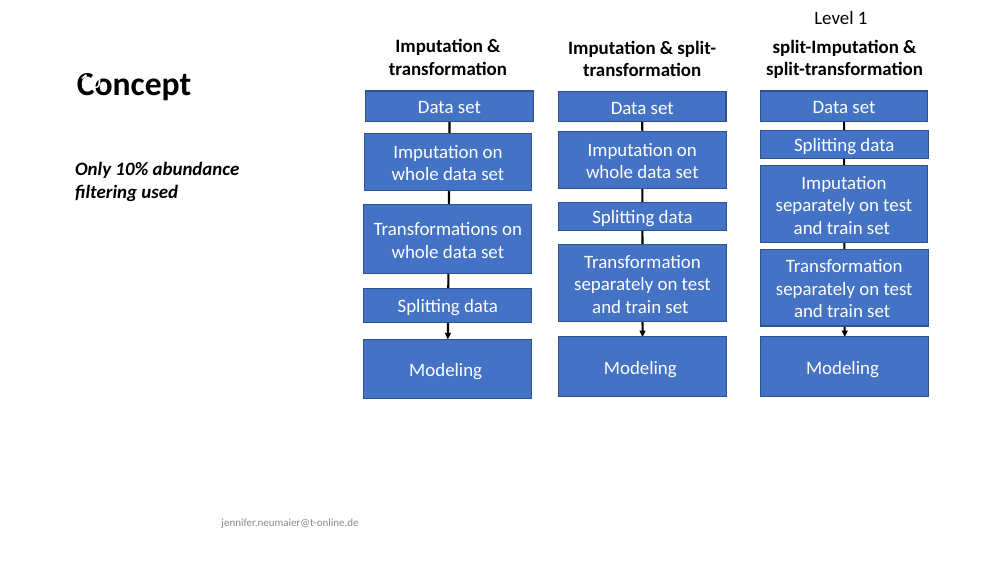
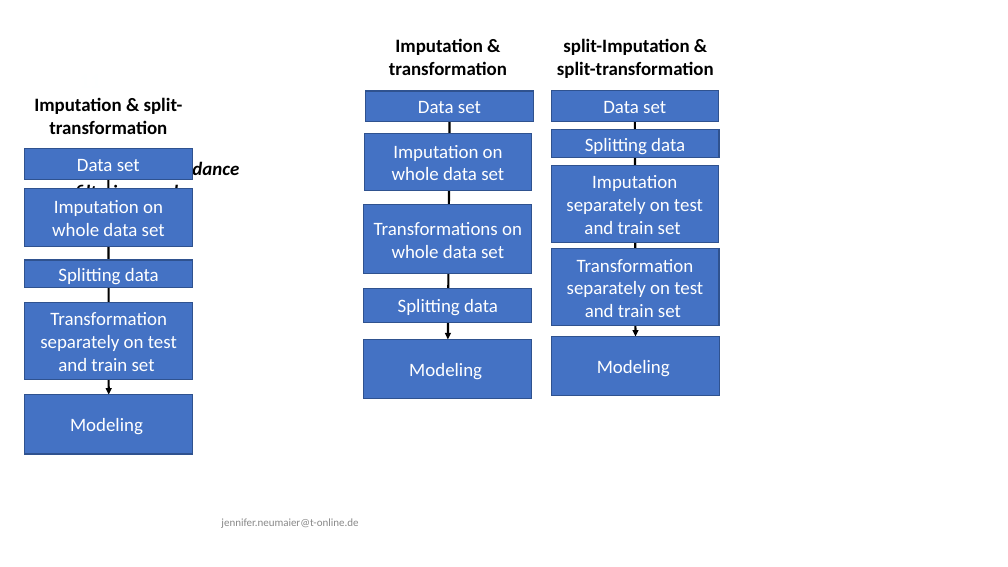
Before and after one commit to JenniferNeumaier/ml_coda, a slide deck: slide 11 of doc/Results for Master Thesis.odp (slide 10 before the commit). Drawn at 1008x567 pixels with LibreOffice and Linux fonts; fonts in the diff are those of the drawing. Boxes give left, top, right and bottom in pixels: in the first picture for what was removed or moved away, otherwise in the second. Text is boxed around its words. In the diff, an @@ line names an element or a change of style, - is before the commit and + after.

```diff
--- a/doc/Results for Master Thesis.odp
+++ b/doc/Results for Master Thesis.odp
@@ text removed at [814,11,868,24] @@
-Level 1
@@ text at [557,38,714,78]: text changed @@
-Imputation & split-transformation
+split-Imputation & split-transformation
@@ title removed at [77,73,191,101] @@
-Concept
@@ page number removed at [80,73,101,95] @@
-10
@@ text at [34,97,183,134]: text changed @@
-split-Imputation & split-transformation
+Imputation & split-transformation
@@ freeform shape "Data set": place and size @@
-freeform shape "Data set" at [559,91,726,122]
+freeform shape "Data set" at [551,91,718,121]
@@ freeform shape "Data set": place and size @@
-freeform shape "Data set" at [761,91,928,121]
+freeform shape "Data set" at [25,149,192,179]
@@ freeform shape "Splitting data": place and size @@
-freeform shape "Splitting data" at [559,203,727,231]
+freeform shape "Splitting data" at [551,130,719,158]
@@ arrow moved from (643, 122) - (643, 337) to (635, 121) - (636, 337) @@
@@ arrow moved from (844, 122) - (845, 337) to (108, 179) - (109, 395) @@
@@ freeform shape "Imputation separately on test and ...": place and size @@
-freeform shape "Imputation separately on test and ..." at [761,166,928,243]
+freeform shape "Imputation separately on test and ..." at [551,166,718,243]
@@ freeform shape "Imputation on whole data set": place and size @@
-freeform shape "Imputation on whole data set" at [559,132,726,189]
+freeform shape "Imputation on whole data set" at [25,189,192,247]
@@ freeform shape "Splitting data": place and size @@
-freeform shape "Splitting data" at [761,131,929,159]
+freeform shape "Splitting data" at [25,260,193,288]
@@ freeform shape "Transformation separately on test and ...": place and size @@
-freeform shape "Transformation separately on test and ..." at [559,245,727,322]
+freeform shape "Transformation separately on test and ..." at [551,249,719,326]
@@ freeform shape "Transformation separately on test and ...": place and size @@
-freeform shape "Transformation separately on test and ..." at [761,250,929,327]
+freeform shape "Transformation separately on test and ..." at [25,302,193,380]
@@ freeform shape "Modeling": place and size @@
-freeform shape "Modeling" at [559,337,727,397]
+freeform shape "Modeling" at [552,337,720,396]
@@ freeform shape "Modeling": place and size @@
-freeform shape "Modeling" at [761,337,929,397]
+freeform shape "Modeling" at [25,395,193,454]
```
Also in this commit, not shown: 7 other slides changed, 3 slides added, 1 slide removed, 16 other files.
